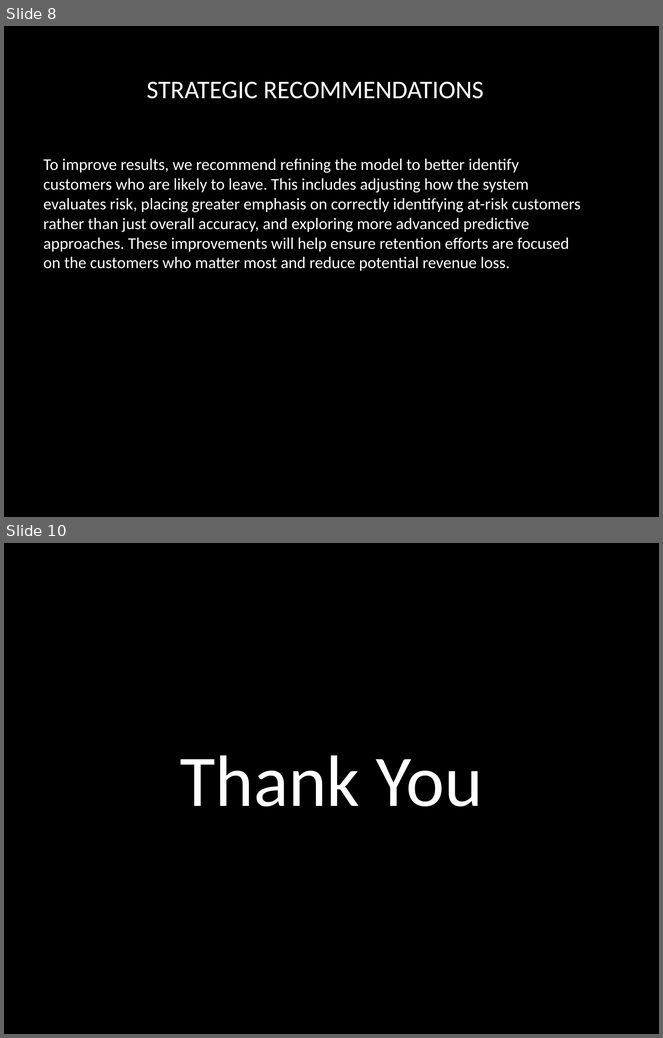
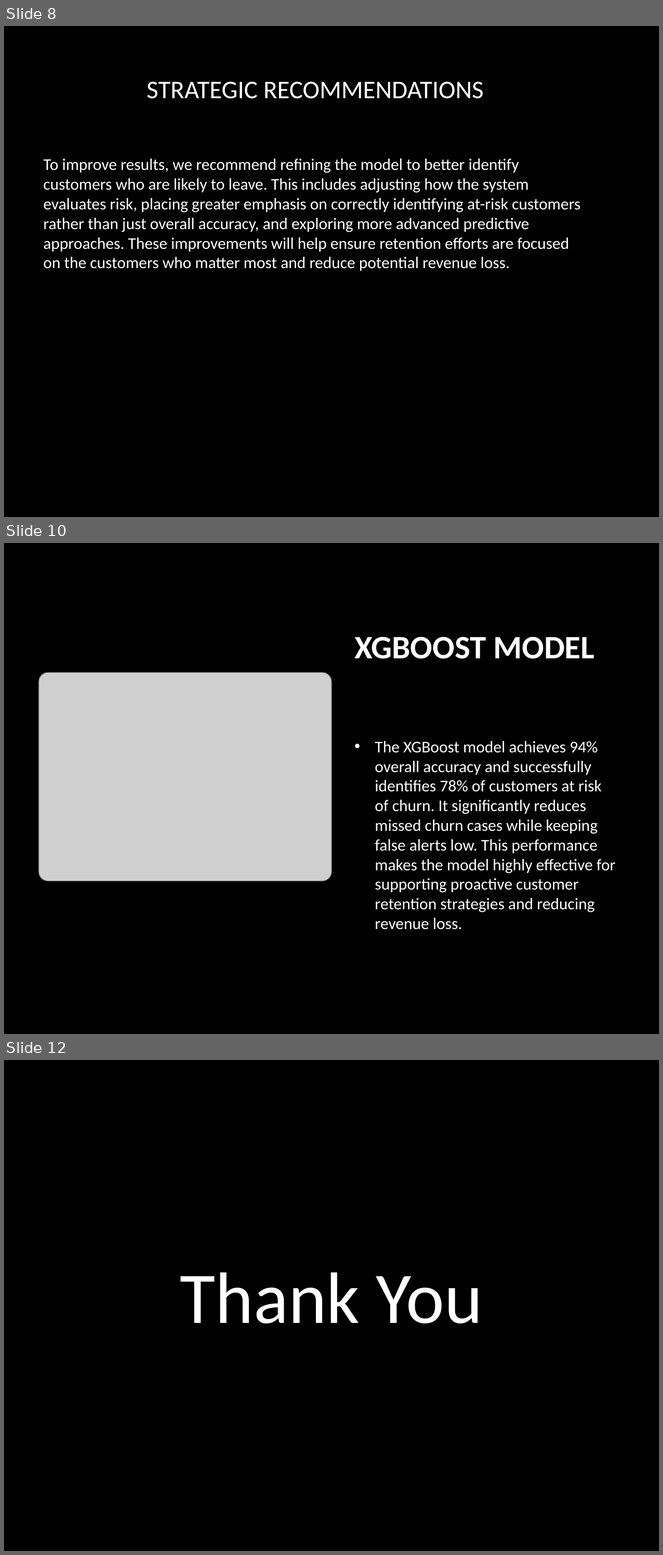
Before and after one commit to isaacrmacharia/Phase3_Project, a slide deck: SyriaTel_Churn_Executive_Presentation.pptx. Shown one above the other, each under a label of ours: slides 8 and 10 before the commit, slides 8, 10 and 12 after it; the slides between them are not shown. The pictures are 663x1038 and 663x1555 pixels, drawn with LibreOffice and Linux fonts; fonts in the diff are those of the drawing; grey boxes stand for pictures; background and template pictures are left out. Boxes give left, top, right and bottom in pixels: in the first picture for what was removed or moved away, otherwise in the second. Text is boxed around its words. In the diff, an @@ line names an element or a change of style, - is before the commit and + after.

Commit message:
Improved churn model with XGBoost tuning

```diff
--- a/SyriaTel_Churn_Executive_Presentation.pptx
+++ b/SyriaTel_Churn_Executive_Presentation.pptx
@@ slide 10 added at bbox=[4, 543, 659, 1034], background picture (left out) @@
@@ title added at bbox=[354, 637, 595, 659], 36 pt, text #FFFFFF, bold @@
+XGBOOST MODEL
@@ picture added at bbox=[39, 672, 332, 881] @@
@@ text added at bbox=[375, 741, 616, 930], 18 pt, text #FFFFFF @@
+• The XGBoost model achieves 94% overall accuracy and successfully identifies 78% of customers at risk of churn. It significantly reduces missed churn cases while keeping false alerts low. This performance makes the model highly effective for supporting proactive customer retention strategies and reducing revenue loss.
@@ what was slide 10 is now slide 12 @@
```
Also in this commit, not shown: 1 slide changed, 1 other slide added, 1 other file.
